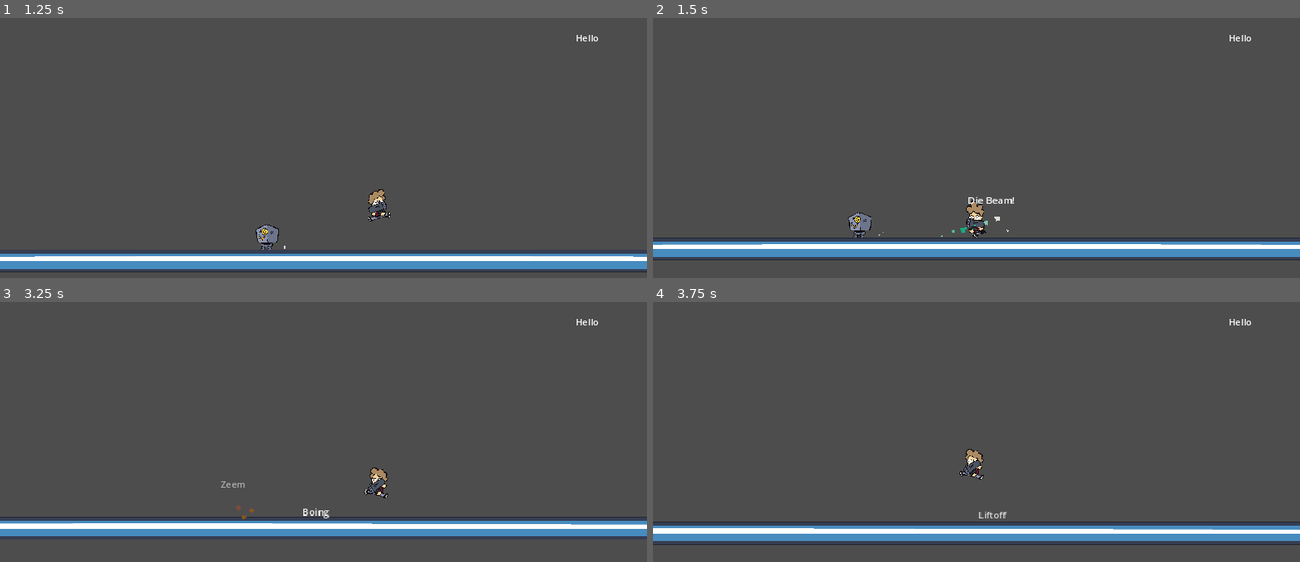
Above: before the commit, frames 1-4 (two rows, left to right).
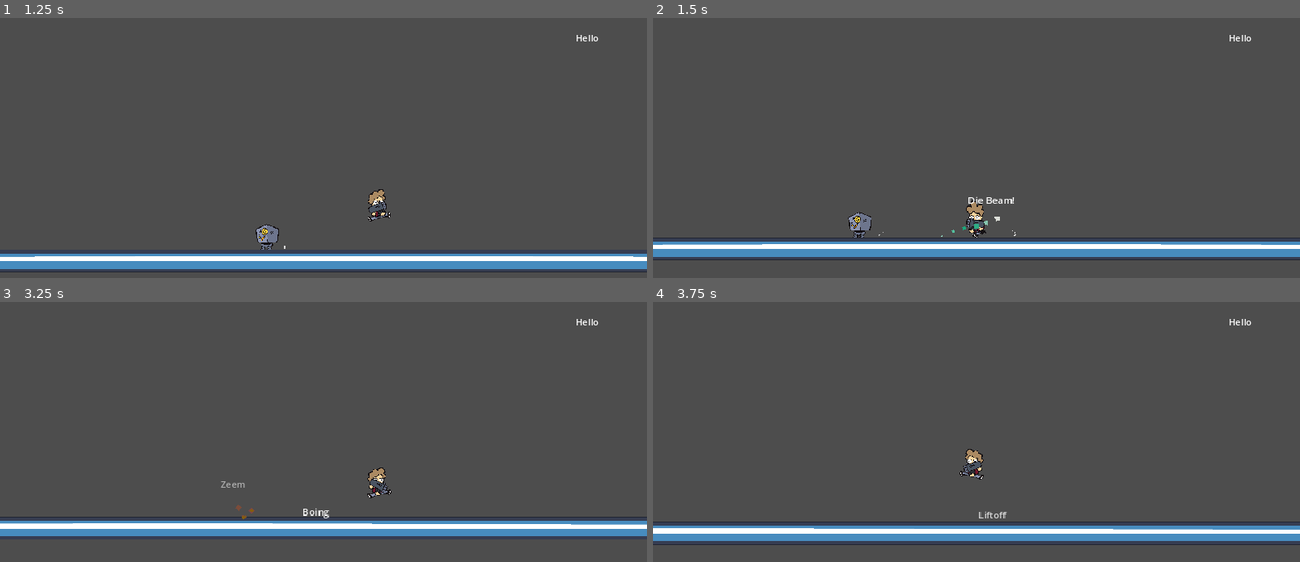
Above: after the commit, the same moments.

Repository: SoulsTogetherX/BIGMODE
Game: Godot game, scene res://room/test_room.tscn
The game is run twice, just before and just after one commit, with the same random seed, the same clock (stepped at 60 frames per second) and the same inputs. The engine's default icon, where the game draws it, is replaced by a stand-in: a white triangle on a blue panel in a dark square. Sound files missing from this copy of the repository are replaced by a short silence.
Inputs (mouse positions are in pixels of both pictures, inside the frame that each line leads up to):
- Up to frame 1 (1.25 s): move the mouse to (465, 181) at 0.52 s; hold D (right) from 0.53 s (still down); hold W (jump) from 0.53 s (still down)
- Up to frame 2 (1.5 s): move the mouse to (847, 218) at 1.27 s; release D (right) at 1.28 s; release W (jump) at 1.28 s; hold A (left) from 1.28 s (still down); click (847, 218) at 1.35 s
- Up to frame 3 (3.25 s): tap W (jump) at 1.52, 1.55, 1.82, 3.02, 3.05 s; move the mouse to (388, 403) at 2.02 s; release A (left) at 2.03 s; hold W (jump) 2.03-2.78 s; hold D (right) from 2.03 s (still down); move the mouse to (291, 556) at 2.77 s; click (291, 556) at 2.85 s
- Up to frame 4 (3.75 s): tap W (jump) at 3.32 s; move the mouse to (1170, 538) at 3.52 s; release D (right) at 3.53 s; hold A (left) from 3.53 s (still down); hold W (jump) from 3.53 s (still down)

Frame 1 is identical in both runs. In frame 2, less than 0.1% of the frame differs, in the area x 47-57%, y 79-84%; in frame 3, 0.2%, in the area x 56-61%, y 63-76%; in frame 4, less than 0.1%.

Commit message:
fixed friction slowdown

Diff:
--- a/src/objects/minon/minon.tscn
+++ b/src/objects/minon/minon.tscn
@@ -15,6 +15,7 @@
 [ext_resource type="Script" path="res://src/objects/minon/state/ded.gd" id="8_43vlt"]
 
 [sub_resource type="SystemFont" id="SystemFont_jxklu"]
+subpixel_positioning = 0
 
 [sub_resource type="LabelSettings" id="LabelSettings_qcebg"]
 font = SubResource("SystemFont_jxklu")
@@ -47,6 +48,36 @@
 "transitions": PackedFloat32Array(1),
 "update": 1,
 "values": [Vector2i(0, 0)]
+}
+
+[sub_resource type="Animation" id="Animation_xvard"]
+resource_name = "ded"
+length = 0.5
+tracks/0/type = "value"
+tracks/0/imported = false
+tracks/0/enabled = true
+tracks/0/path = NodePath("body:frame")
+tracks/0/interp = 1
+tracks/0/loop_wrap = true
+tracks/0/keys = {
+"times": PackedFloat32Array(0, 0.2, 0.3, 0.4),
+"transitions": PackedFloat32Array(1, 1, 1, 1),
+"update": 1,
+"values": [8, 9, 10, 11]
+}
+tracks/1/type = "method"
+tracks/1/imported = false
+tracks/1/enabled = true
+tracks/1/path = NodePath(".")
+tracks/1/interp = 1
+tracks/1/loop_wrap = true
+tracks/1/keys = {
+"times": PackedFloat32Array(0.5),
+"transitions": PackedFloat32Array(1),
+"values": [{
+"args": [],
+"method": &"queue_free"
+}]
 }
 
 [sub_resource type="Animation" id="Animation_6m82t"]
@@ -117,36 +148,6 @@
 }]
 }
 
-[sub_resource type="Animation" id="Animation_xvard"]
-resource_name = "ded"
-length = 0.5
-tracks/0/type = "value"
-tracks/0/imported = false
-tracks/0/enabled = true
-tracks/0/path = NodePath("body:frame")
-tracks/0/interp = 1
-tracks/0/loop_wrap = true
-tracks/0/keys = {
-"times": PackedFloat32Array(0, 0.2, 0.3, 0.4),
-"transitions": PackedFloat32Array(1, 1, 1, 1),
-"update": 1,
-"values": [8, 9, 10, 11]
-}
-tracks/1/type = "method"
-tracks/1/imported = false
-tracks/1/enabled = true
-tracks/1/path = NodePath(".")
-tracks/1/interp = 1
-tracks/1/loop_wrap = true
-tracks/1/keys = {
-"times": PackedFloat32Array(0.5),
-"transitions": PackedFloat32Array(1),
-"values": [{
-"args": [],
-"method": &"queue_free"
-}]
-}
-
 [sub_resource type="AnimationLibrary" id="AnimationLibrary_juugu"]
 _data = {
 "RESET": SubResource("Animation_323fg"),
@@ -186,11 +187,9 @@
 
 [node name="WalkParticle" parent="body" instance=ExtResource("6_4ho5w")]
 position = Vector2(16.2176, 21.2104)
-scale = Vector2(1, 1)
 
 [node name="bodyCollide" type="CollisionShape2D" parent="."]
 position = Vector2(0, 5.62499)
-scale = Vector2(1, 1)
 shape = SubResource("RectangleShape2D_j2qha")
 
 [node name="body_animate" type="AnimationPlayer" parent="."]
--- a/src/objects/player/player.gd
+++ b/src/objects/player/player.gd
@@ -126,7 +126,6 @@
 	var move : float = get_movement();
 	if move == 0:
 		_prev_move = 0;
-		velocity.x = 0;
 		return false;
 	if _prev_move == move && !overwrite:
 		return true;
--- a/src/objects/player/player.tscn
+++ b/src/objects/player/player.tscn
@@ -20,12 +20,128 @@
 [ext_resource type="PackedScene" uid="uid://dswddrk6bhuqm" path="res://src/objects/projectiles/David/bullet.tscn" id="14_fxwpd"]
 
 [sub_resource type="SystemFont" id="SystemFont_uhc4g"]
+subpixel_positioning = 0
 
 [sub_resource type="LabelSettings" id="LabelSettings_ywm34"]
 font = SubResource("SystemFont_uhc4g")
 
 [sub_resource type="CapsuleShape2D" id="CapsuleShape2D_s7x4t"]
 height = 60.0
+
+[sub_resource type="Animation" id="Animation_323fg"]
+length = 0.001
+tracks/0/type = "value"
+tracks/0/imported = false
+tracks/0/enabled = true
+tracks/0/path = NodePath("turn_node/body:frame")
+tracks/0/interp = 1
+tracks/0/loop_wrap = true
+tracks/0/keys = {
+"times": PackedFloat32Array(0),
+"transitions": PackedFloat32Array(1),
+"update": 1,
+"values": [6]
+}
+tracks/1/type = "value"
+tracks/1/imported = false
+tracks/1/enabled = true
+tracks/1/path = NodePath("turn_node/body:position")
+tracks/1/interp = 1
+tracks/1/loop_wrap = true
+tracks/1/keys = {
+"times": PackedFloat32Array(0),
+"transitions": PackedFloat32Array(1),
+"update": 0,
+"values": [Vector2(0, 0)]
+}
+tracks/2/type = "value"
+tracks/2/imported = false
+tracks/2/enabled = true
+tracks/2/path = NodePath("turn_node/body:scale")
+tracks/2/interp = 1
+tracks/2/loop_wrap = true
+tracks/2/keys = {
+"times": PackedFloat32Array(0),
+"transitions": PackedFloat32Array(1),
+"update": 0,
+"values": [Vector2(1, 1)]
+}
+
+[sub_resource type="Animation" id="Animation_6m82t"]
+resource_name = "fall"
+length = 0.4
+loop_mode = 1
+tracks/0/type = "value"
+tracks/0/imported = false
+tracks/0/enabled = true
+tracks/0/path = NodePath("turn_node/body:frame")
+tracks/0/interp = 1
+tracks/0/loop_wrap = true
+tracks/0/keys = {
+"times": PackedFloat32Array(0, 0.2),
+"transitions": PackedFloat32Array(1, 1),
+"update": 1,
+"values": [10, 11]
+}
+
+[sub_resource type="Animation" id="Animation_nvd7n"]
+resource_name = "idle"
+length = 2.41
+loop_mode = 1
+step = 0.01
+tracks/0/type = "value"
+tracks/0/imported = false
+tracks/0/enabled = true
+tracks/0/path = NodePath("turn_node/body:frame")
+tracks/0/interp = 1
+tracks/0/loop_wrap = true
+tracks/0/keys = {
+"times": PackedFloat32Array(0, 0.4, 0.8, 1.2, 1.6, 2, 2.16),
+"transitions": PackedFloat32Array(1, 1, 1, 1, 1, 1, 1),
+"update": 1,
+"values": [0, 1, 2, 3, 4, 5, 0]
+}
+
+[sub_resource type="Animation" id="Animation_tojg7"]
+resource_name = "jump"
+length = 0.65
+step = 0.05
+tracks/0/type = "value"
+tracks/0/imported = false
+tracks/0/enabled = true
+tracks/0/path = NodePath("turn_node/body:frame")
+tracks/0/interp = 1
+tracks/0/loop_wrap = true
+tracks/0/keys = {
+"times": PackedFloat32Array(0, 0.05, 0.2, 0.35, 0.5),
+"transitions": PackedFloat32Array(1, 1, 1, 1, 1),
+"update": 1,
+"values": [13, 14, 15, 16, 17]
+}
+tracks/1/type = "value"
+tracks/1/imported = false
+tracks/1/enabled = true
+tracks/1/path = NodePath("turn_node/body:position")
+tracks/1/interp = 1
+tracks/1/loop_wrap = true
+tracks/1/keys = {
+"times": PackedFloat32Array(0),
+"transitions": PackedFloat32Array(1e-05),
+"update": 0,
+"values": [Vector2(0, 0)]
+}
+tracks/2/type = "value"
+tracks/2/imported = false
+tracks/2/enabled = true
+tracks/2/path = NodePath("turn_node/body:scale")
+tracks/2/interp = 1
+tracks/2/loop_wrap = true
+tracks/2/keys = {
+"times": PackedFloat32Array(0, 0.3, 0.5),
+"transitions": PackedFloat32Array(0.17, 1, 1),
+"update": 0,
+"values": [Vector2(1.2, 0.894), Vector2(1.05, 0.95), Vector2(1, 1)]
+}
 
 [sub_resource type="Animation" id="Animation_mem16"]
 resource_name = "walk"
@@ -62,121 +178,6 @@
 }]
 }
 
-[sub_resource type="Animation" id="Animation_tojg7"]
-resource_name = "jump"
-length = 0.65
-step = 0.05
-tracks/0/type = "value"
-tracks/0/imported = false
-tracks/0/enabled = true
-tracks/0/path = NodePath("turn_node/body:frame")
-tracks/0/interp = 1
-tracks/0/loop_wrap = true
-tracks/0/keys = {
-"times": PackedFloat32Array(0, 0.05, 0.2, 0.35, 0.5),
-"transitions": PackedFloat32Array(1, 1, 1, 1, 1),
-"update": 1,
-"values": [13, 14, 15, 16, 17]
-}
-tracks/1/type = "value"
-tracks/1/imported = false
-tracks/1/enabled = true
-tracks/1/path = NodePath("turn_node/body:position")
-tracks/1/interp = 1
-tracks/1/loop_wrap = true
-tracks/1/keys = {
-"times": PackedFloat32Array(0),
-"transitions": PackedFloat32Array(1e-05),
-"update": 0,
-"values": [Vector2(0, 0)]
-}
-tracks/2/type = "value"
-tracks/2/imported = false
-tracks/2/enabled = true
-tracks/2/path = NodePath("turn_node/body:scale")
-tracks/2/interp = 1
-tracks/2/loop_wrap = true
-tracks/2/keys = {
-"times": PackedFloat32Array(0, 0.3, 0.5),
-"transitions": PackedFloat32Array(0.17, 1, 1),
-"update": 0,
-"values": [Vector2(1.2, 0.894), Vector2(1.05, 0.95), Vector2(1, 1)]
-}
-
-[sub_resource type="Animation" id="Animation_nvd7n"]
-resource_name = "idle"
-length = 2.41
-loop_mode = 1
-step = 0.01
-tracks/0/type = "value"
-tracks/0/imported = false
-tracks/0/enabled = true
-tracks/0/path = NodePath("turn_node/body:frame")
-tracks/0/interp = 1
-tracks/0/loop_wrap = true
-tracks/0/keys = {
-"times": PackedFloat32Array(0, 0.4, 0.8, 1.2, 1.6, 2, 2.16),
-"transitions": PackedFloat32Array(1, 1, 1, 1, 1, 1, 1),
-"update": 1,
-"values": [0, 1, 2, 3, 4, 5, 0]
-}
-
-[sub_resource type="Animation" id="Animation_6m82t"]
-resource_name = "fall"
-length = 0.4
-loop_mode = 1
-tracks/0/type = "value"
-tracks/0/imported = false
-tracks/0/enabled = true
-tracks/0/path = NodePath("turn_node/body:frame")
-tracks/0/interp = 1
-tracks/0/loop_wrap = true
-tracks/0/keys = {
-"times": PackedFloat32Array(0, 0.2),
-"transitions": PackedFloat32Array(1, 1),
-"update": 1,
-"values": [10, 11]
-}
-
-[sub_resource type="Animation" id="Animation_323fg"]
-length = 0.001
-tracks/0/type = "value"
-tracks/0/imported = false
-tracks/0/enabled = true
-tracks/0/path = NodePath("turn_node/body:frame")
-tracks/0/interp = 1
-tracks/0/loop_wrap = true
-tracks/0/keys = {
-"times": PackedFloat32Array(0),
-"transitions": PackedFloat32Array(1),
-"update": 1,
-"values": [6]
-}
-tracks/1/type = "value"
-tracks/1/imported = false
-tracks/1/enabled = true
-tracks/1/path = NodePath("turn_node/body:position")
-tracks/1/interp = 1
-tracks/1/loop_wrap = true
-tracks/1/keys = {
-"times": PackedFloat32Array(0),
-"transitions": PackedFloat32Array(1),
-"update": 0,
-"values": [Vector2(0, 0)]
-}
-tracks/2/type = "value"
-tracks/2/imported = false
-tracks/2/enabled = true
-tracks/2/path = NodePath("turn_node/body:scale")
-tracks/2/interp = 1
-tracks/2/loop_wrap = true
-tracks/2/keys = {
-"times": PackedFloat32Array(0),
-"transitions": PackedFloat32Array(1),
-"update": 0,
-"values": [Vector2(1, 1)]
-}
-
 [sub_resource type="AnimationLibrary" id="AnimationLibrary_juugu"]
 _data = {
 "RESET": SubResource("Animation_323fg"),
--- a/src/objects/player/state/body/slow_down.gd
+++ b/src/objects/player/state/body/slow_down.gd
@@ -5,14 +5,19 @@
 @export var idle : State;
 @export var move : State;
 
-var _friction : float = 500.;
+var _friction : float = 2000.;
 var _speed    : float;
 
 func get_id():
 	return "slow_down";
 
 func enter() -> void:
-	_speed = _actor.SPEED * sign(_actor.get_movement());
+	_animationPlayer.play("walk");
+	if _actor.velocity.x != 0:
+		_actor.turn(_actor.velocity.x < 0);
+		_speed = abs(_actor.velocity.x);
+		return;
+	_speed = 0;
 
 func process_physics(_delta: float) -> State:
 	if Input.is_action_just_pressed("jump"):
@@ -31,6 +36,6 @@
 		_actor.velocity.x = 0;
 		return idle;
 
-	_actor.velocity.x = _speed;
+	_actor.velocity.x = _speed * sign(_actor.velocity.x);
 
 	return null;
